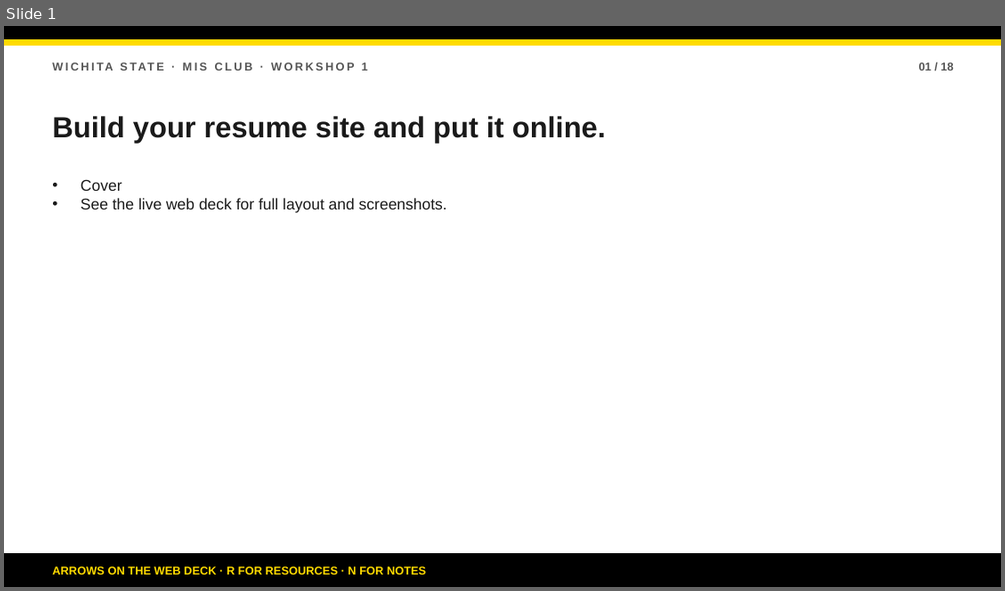
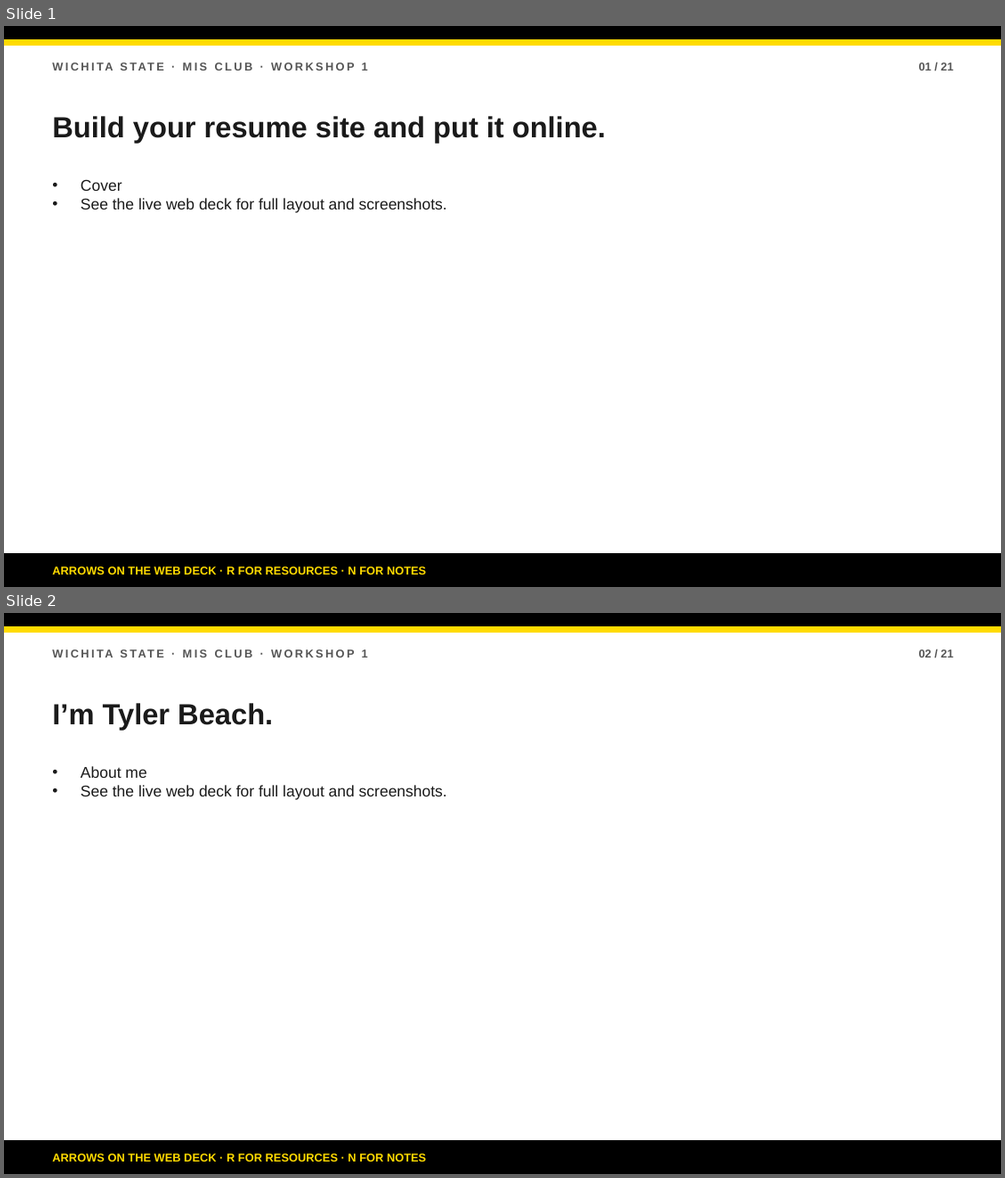
Before and after one commit to bsbcyber/workshop-site, a slide deck: downloads/workshop-1-presentation.pptx. Shown one above the other, each under a label of ours: slide 1 before the commit, slides 1 and 2 after it. The pictures are 1005x591 and 1005x1178 pixels, drawn with LibreOffice and Linux fonts; fonts in the diff are those of the drawing. Boxes give left, top, right and bottom in pixels: in the first picture for what was removed or moved away, otherwise in the second. Text is boxed around its words. In the diff, an @@ line names an element or a change of style, - is before the commit and + after.

Commit message:
Deck: fix highlight overlap; add Tyler about-me intro slides

```diff
--- a/downloads/workshop-1-presentation.pptx
+++ b/downloads/workshop-1-presentation.pptx
@@ slide 2 added at [4,613,1001,1174], background #FFFFFF @@
@@ rectangle added at [4,613,1001,626], fill #000000, outline #000000 1 pt @@
@@ rectangle added at [4,626,1001,633], fill #FFDB00, outline #FFDB00 1 pt @@
@@ text added at [362,649,368,657], 11 pt, text #555555, bold @@
+WICHITA STATE · MIS CLUB · WORKSHOP 1
@@ text added at [919,649,953,657], 11 pt, text #555555, bold @@
+02 / 21
@@ text added at [52,703,273,729], 28 pt, text #1A1A1A, bold @@
+I’m Tyler Beach.
@@ text added at [81,766,447,800], 15 pt, text #1A1A1A @@
+• About me
+• See the live web deck for full layout and screenshots.
@@ rectangle added at [4,1140,1001,1174], fill #000000, outline #000000 1 pt @@
@@ text added at [52,1153,426,1161], 11 pt, text #FFDB00, bold @@
+ARROWS ON THE WEB DECK · R FOR RESOURCES · N FOR NOTES
@@ slide 1 changed as well @@
@@ text at [919,62,953,70]: text changed @@
-01 / 18
+01 / 21
```
Also in this commit, not shown: 17 other slides changed, 2 other slides added, 3 other files.
